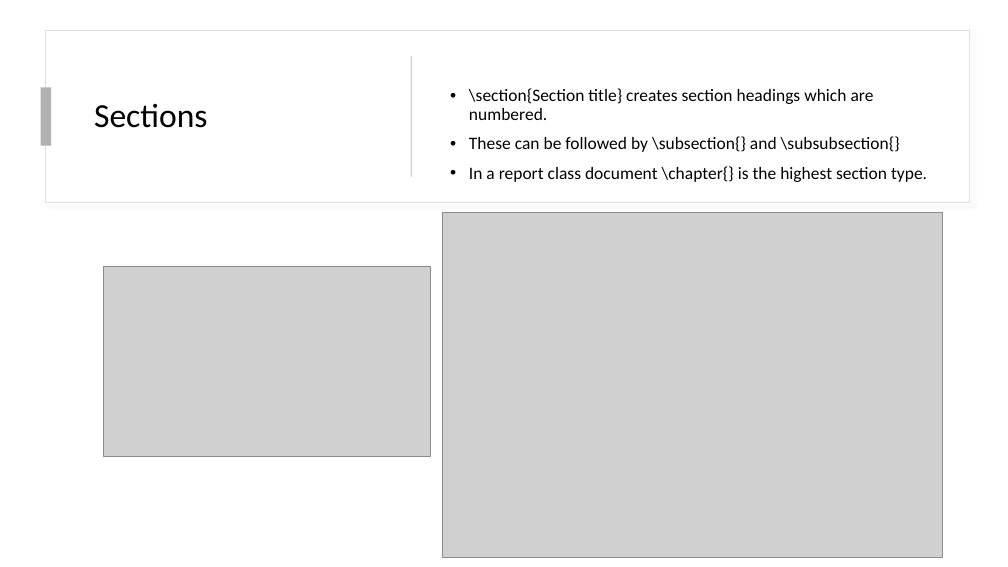
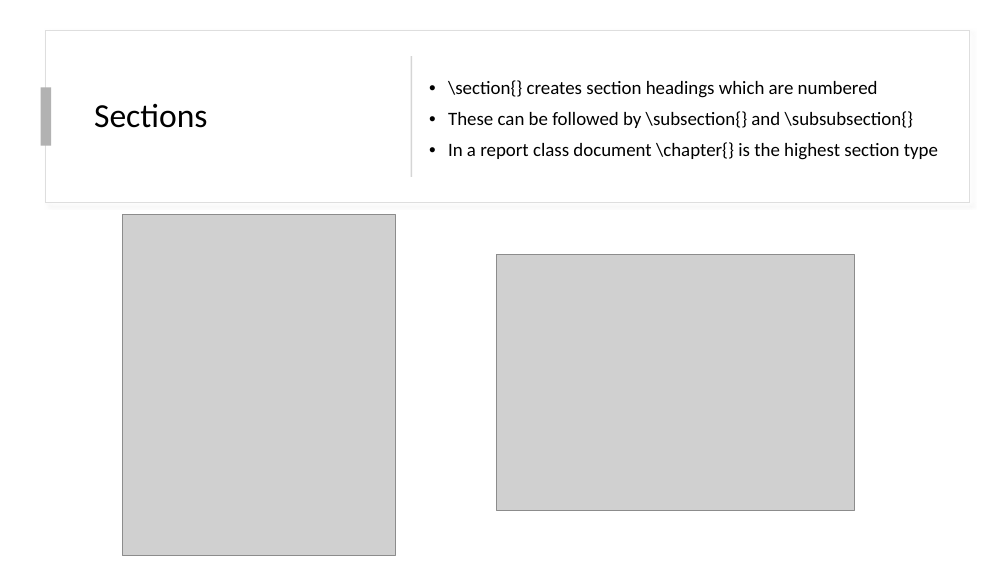
Before and after one commit to ocunningham08/LaTeX-Workshop, a slide deck: slide 10 of Workshop.pptx (slide 16 before the commit). Drawn at 1008x567 pixels with LibreOffice and Linux fonts; fonts in the diff are those of the drawing; grey boxes stand for pictures. Boxes give left, top, right and bottom in pixels: in the first picture for what was removed or moved away, otherwise in the second. Text is boxed around its words. In the diff, an @@ line names an element or a change of style, - is before the commit and + after.

Commit message:
Add files via upload
Updated Powerpoint and Template Document

```diff
--- a/Workshop.pptx
+++ b/Workshop.pptx
@@ text "\section{} creates section headings which ..." moved from (x1=469, y1=88, x2=927, y2=182) to (x1=448, y1=80, x2=938, y2=160) @@
@@ text at (x1=448, y1=80, x2=878, y2=98): text changed; size 16.6 to 18 pt @@
-• \section{Section title} creates section headings which are numbered.
+• \section{} creates section headings which are numbered
@@ text at (x1=448, y1=111, x2=914, y2=128): size 16.6 to 18 pt in "These can be followed by \subsection{} and ..." @@
@@ text at (x1=448, y1=142, x2=938, y2=160): text changed; size 16.6 to 18 pt @@
-• In a report class document \chapter{} is the highest section type.
+• In a report class document \chapter{} is the highest section type
@@ picture resized from (x1=104, y1=266, x2=430, y2=456) to (x1=122, y1=214, x2=395, y2=555) @@
@@ picture resized from (x1=442, y1=212, x2=942, y2=558) to (x1=497, y1=255, x2=855, y2=510) @@
```
Also in this commit, not shown: 21 other slides changed, 6 slides removed, 1 other file.
